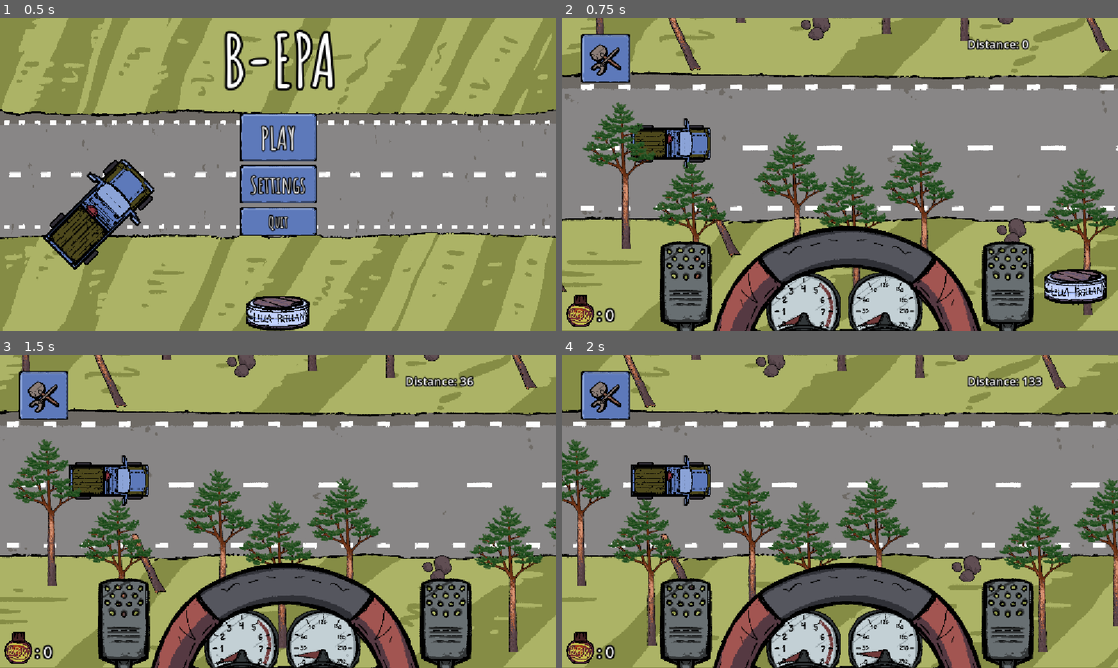
Above: before the commit, frames 1-4 (two rows, left to right).
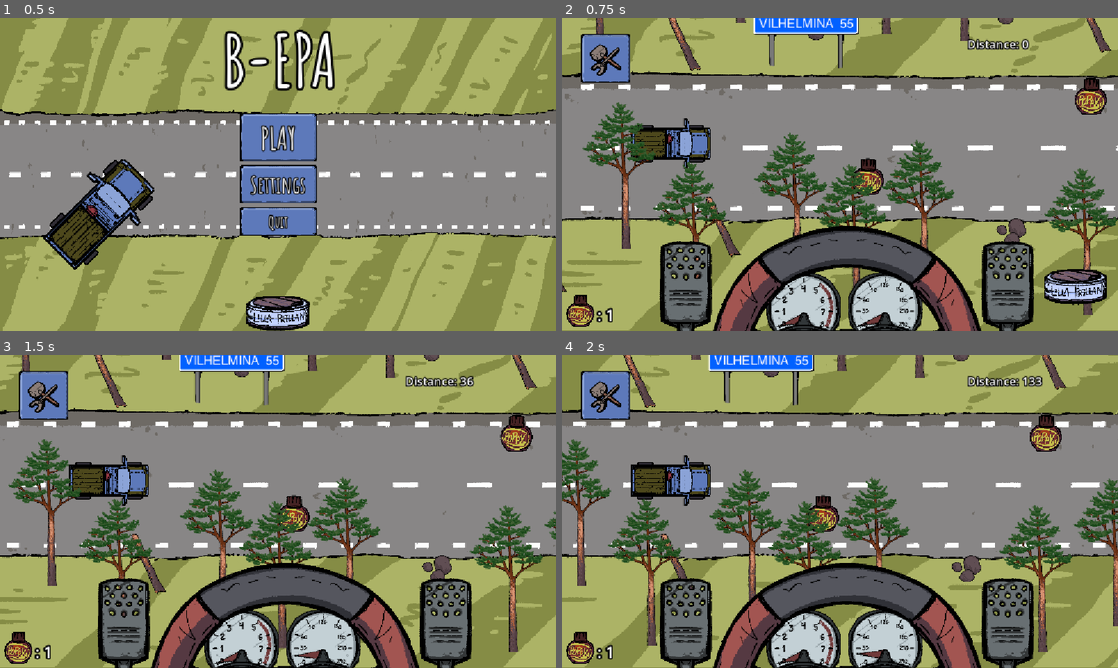
Above: after the commit, the same moments.

Repository: midenfors/project-epa
Game: Godot game, scene res://Scenes/UI/main_menu.tscn
Same seed, same stepped clock (60 frames per second), same inputs: the game is played once before the commit and once after it. The engine's default icon, where the game draws it, is replaced by a stand-in: a white triangle on a blue panel in a dark square.
Inputs (mouse positions are in pixels of both pictures, inside the frame that each line leads up to):
- Up to frame 1 (0.5 s): no input
- Up to frame 2 (0.75 s): click "PLAY" at 0.5 s
- Up to frame 3 (1.5 s): click (444, 633) at 1.25 s
- Up to frame 4 (2 s): no input

Frame 1 is identical in both runs. In frame 2, 2.2% of the frame differs, in the area x 7-98%, y 0-98%; in frame 3, 2.2%; in frame 4, 2.2%, in the area x 7-90%, y 0-98%.
Error before the commit: Parse Error: Expected indented block after function declaration. (res://Scripts/spawner.gd:38)

Commit message:
removed empty function

Diff:
--- a/Scripts/spawner.gd
+++ b/Scripts/spawner.gd
@@ -36,3 +36,4 @@
 	add_child(mud)
 
 func driver():
+	var a
